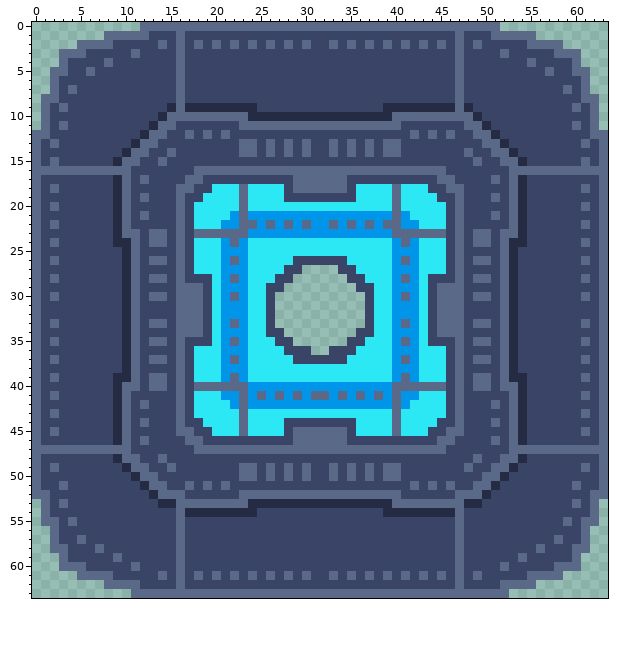
Two states of a pixel-art sprite, raw/power_station.png. The picture above was drawn from the file before the commit.
The file is 64x64 pixels.
The same view after the edit:
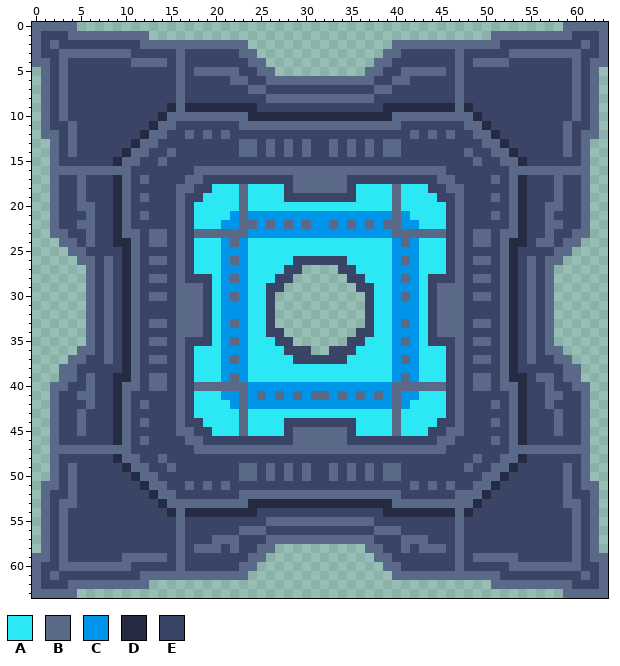
Palette (. is transparent): A #2ce8f5  B #5a6988  C #0095e9  D #262b44  E #3a4466
Changes in this commit:
y 0: x 0..4 ..... -> BBBBB; x 12..51 BBBBBBBBBBBBBBBBBBBBBBBBBBBBBBBBBBBBBBBB -> ........................................; x 59..63 ..... -> BBBBB
y 1: x 0..7 ........ -> BEEEBBBB; x 13..50 EEEBEEEEEEEEEEEEEEEEEEEEEEEEEEEEEEBEEE -> ......................................; x 56..63 ........ -> BBBBEEEB
y 2: x 0..8 .....BBBB -> BEBEEEEEE; x 12..13 EE -> BB; x 15 E -> B; x 17 E -> B; x 19 E -> B; x 21 E -> B; x 23..40 EBEBEBEBEEBEBEBEBE -> B................B; x 42 E -> B; x 44 E -> B; x 46 E -> B; x 48 E -> B; x 50..51 EE -> BB; x 55..63 BBBB..... -> EEEEEEBEB
y 3: x 0..2 ... -> BEE; x 6..11 EEEEEB -> BBBBBE; x 23..40 EEEEEEEEEEEEEEEEEE -> BB..............BB; x 52..57 BEEEEE -> EBBBBB; x 61..63 ... -> EEB
y 4: x 0..2 ... -> BBE; x 8 B -> E; x 11..14 EEEE -> BBBB; x 24..39 EEEEEEEEEEEEEEEE -> BB............BB; x 49..52 EEEE -> BBBB; x 55 B -> E; x 61..63 ... -> EBB
y 5: x 1..2 .B -> BE; x 6 B -> E; x 18..22 EEEEE -> BBBBB; x 25..38 EEEEEEEEEEEEEE -> BB..........BB; x 41..45 EEEEE -> BBBBB; x 57 B -> E; x 61..62 B. -> EB
y 6: x 1..3 .BE -> BEB; x 22..23 EE -> BB; x 26..37 EEEEEEEEEEEE -> BBBBBBBBBBBB; x 40..41 EE -> BB; x 60..62 EB. -> BEB
y 7: x 1..4 .BEB -> BEBE; x 24..25 EE -> BB; x 38..39 EE -> BB; x 59..62 BEB. -> EBEB
y 8: x 2..3 BE -> EB; x 26..37 EEEEEEEEEEEE -> BBBBBBBBBBBB; x 60..61 EB -> BE
y 10: x 3 E -> B; x 60 E -> B
y 11: x 3..4 BE -> EB; x 59..60 EB -> BE
y 12: x 0 B -> .; x 2 E -> B; x 4 E -> B; x 59 E -> B; x 61 E -> B; x 63 B -> .
y 13: x 0..1 BE -> ..; x 4 E -> B; x 59 E -> B; x 62..63 EB -> ..
y 14: x 0..2 BEE -> ..B; x 4 E -> B; x 59 E -> B; x 61..63 EEB -> B..
y 15: x 0..1 BE -> ..; x 62..63 EB -> ..
y 16: x 0..1 BB -> ..; x 62..63 BB -> ..
y 17: x 0..2 BEE -> ..B; x 5 E -> B; x 58 E -> B; x 61..63 EEB -> B..
y 18: x 0..1 BE -> ..; x 5 E -> B; x 58 E -> B; x 62..63 EB -> ..
y 19: x 0..2 BEE -> ..B; x 5 E -> B; x 58 E -> B; x 61..63 EEB -> B..
y 20: x 0..1 BE -> ..; x 5..6 EE -> BB; x 57..58 EE -> BB; x 62..63 EB -> ..
y 21: x 0..2 BEE -> ..B; x 6 E -> B; x 57 E -> B; x 61..63 EEB -> B..
y 22: x 0..1 BE -> ..; x 5..6 EE -> BB; x 57..58 EE -> BB; x 62..63 EB -> ..
y 23: x 0..3 BEEE -> ..BB; x 6 E -> B; x 57 E -> B; x 60..63 EEEB -> BB..
y 24: x 0..4 BEBEE -> ...BB; x 6 E -> B; x 56..57 EE -> BB; x 59..63 EEBEB -> BB...
y 25: x 0..5 BEEEEE -> ....BB; x 58..63 EEEEEB -> BB....
y 26: x 0..6 BEBEEEE -> .....BB; x 8 E -> B; x 55 E -> B; x 57..63 EEEEBEB -> BB.....
y 27: x 0..6 BEEEEEE -> ......B; x 8 E -> B; x 55 E -> B; x 57..63 EEEEEEB -> B......
y 28: x 0..6 BEBEEEE -> ......B; x 8 E -> B; x 55 E -> B; x 57..63 EEEEBEB -> B......
y 29: x 0..6 BEEEEEE -> ......B; x 8 E -> B; x 55 E -> B; x 57..63 EEEEEEB -> B......
y 30: x 0..6 BEBEEEE -> ......B; x 8 E -> B; x 55 E -> B; x 57..63 EEEEBEB -> B......
y 31..32: x 0..6 BEEEEEE -> ......B; x 8 E -> B; x 55 E -> B; x 57..63 EEEEEEB -> B......
y 33: x 0..6 BEBEEEE -> ......B; x 8 E -> B; x 55 E -> B; x 57..63 EEEEBEB -> B......
y 34: x 0..6 BEEEEEE -> ......B; x 8 E -> B; x 55 E -> B; x 57..63 EEEEEEB -> B......
y 35: x 0..6 BEBEEEE -> ......B; x 8 E -> B; x 55 E -> B; x 57..63 EEEEBEB -> B......
y 36: x 0..6 BEEEEEE -> .....BB; x 8 E -> B; x 55 E -> B; x 57..63 EEEEEEB -> BB.....
y 37: x 0..5 BEBEEE -> ....BB; x 8 E -> B; x 55 E -> B; x 58..63 EEEBEB -> BB....
y 38: x 0..4 BEEEE -> ...BB; x 59..63 EEEEB -> BB...
y 39: x 0..4 BEBEE -> ...BB; x 6 E -> B; x 56..57 EE -> BB; x 59..63 EEBEB -> BB...
y 40: x 0..3 BEEE -> ..BB; x 6 E -> B; x 57 E -> B; x 60..63 EEEB -> BB..
y 41: x 0..1 BE -> ..; x 5..6 EE -> BB; x 57..58 EE -> BB; x 62..63 EB -> ..
y 42: x 0..2 BEE -> ..B; x 6 E -> B; x 57 E -> B; x 61..63 EEB -> B..
y 43: x 0..1 BE -> ..; x 5 E -> B; x 58 E -> B; x 62..63 EB -> ..
y 44: x 0..2 BEE -> ..B; x 5 E -> B; x 58 E -> B; x 61..63 EEB -> B..
y 45: x 0..1 BE -> ..; x 5 E -> B; x 58 E -> B; x 62..63 EB -> ..
y 46: x 0..2 BEE -> ..B; x 61..63 EEB -> B..
y 47: x 0..1 BB -> ..; x 62..63 BB -> ..
y 48: x 0..2 BEE -> ..B; x 61..63 EEB -> B..
y 49: x 0..1 BE -> ..; x 4 E -> B; x 59 E -> B; x 62..63 EB -> ..
y 50: x 0..2 BEE -> ..B; x 4 E -> B; x 59 E -> B; x 61..63 EEB -> B..
y 51: x 0..4 BEEBE -> .BBEB; x 59..63 EBEEB -> BEBB.
y 52: x 0 B -> .; x 4 E -> B; x 16 B -> E; x 59 E -> B; x 63 B -> .
y 53: x 4 E -> B; x 15 D -> B; x 48 D -> B; x 59 E -> B
y 54: x 3 E -> B; x 15 E -> D; x 48 E -> D; x 60 E -> B
y 55: x 2..4 BEB -> EBE; x 26..37 EEEEEEEEEEEE -> BBBBBBBBBBBB; x 59..61 BEB -> EBE
y 56: x 1..3 .BE -> BEB; x 23..25 EEE -> BBB; x 38..40 EEE -> BBB; x 60..62 EB. -> BEB
y 57: x 1..3 .BE -> BEB; x 5 B -> E; x 20..22 EEE -> BBB; x 26..37 EEEEEEEEEEEE -> BBBBBBBBBBBB; x 41..43 EEE -> BBB; x 58 B -> E; x 60..62 EB. -> BEB
y 58: x 1..2 .B -> BE; x 7 B -> E; x 18..20 EEE -> BBB; x 22 E -> B; x 25..38 EEEEEEEEEEEEEE -> BB..........BB; x 41 E -> B; x 43..45 EEE -> BBB; x 56 B -> E; x 61..62 B. -> EB
y 59: x 0..2 ... -> BBE; x 9..14 BEEEEE -> EBBBBB; x 24..39 EEEEEEEEEEEEEEEE -> BB............BB; x 49..54 EEEEEB -> BBBBBE; x 61..63 ... -> EBB
y 60: x 0..2 ... -> BEE; x 6..11 EEEEEB -> BBBBBE; x 23..40 EEEEEEEEEEEEEEEEEE -> BB..............BB; x 52..57 BEEEEE -> EBBBBB; x 61..63 ... -> EEB
y 61: x 0..8 .....BBBB -> BEBEEEEEE; x 12..13 EE -> BB; x 15 E -> B; x 17 E -> B; x 19 E -> B; x 21 E -> B; x 23..40 EBEBEBEBEEBEBEBEBE -> B................B; x 42 E -> B; x 44 E -> B; x 46 E -> B; x 48 E -> B; x 50..51 EE -> BB; x 55..63 BBBB..... -> EEEEEEBEB
y 62: x 0..7 ........ -> BEEEBBBB; x 12..51 EEEEBEEEEEEEEEEEEEEEEEEEEEEEEEEEEEEBEEEE -> B......................................B; x 56..63 ........ -> BBBBEEEB
y 63: x 0..4 ..... -> BBBBB; x 11..52 BBBBBBBBBBBBBBBBBBBBBBBBBBBBBBBBBBBBBBBBBB -> ..........................................; x 59..63 ..... -> BBBBB
